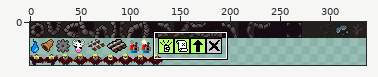
Two states of a sprite sheet, assets/img/tiles.png. Above: a wide view before the commit, with the close-up outlined.
Close-up. Old version:
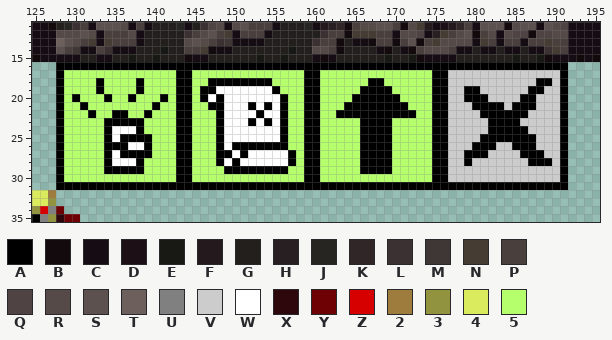
The file is 336x43 pixels. Colours within 5 levels of each other are drawn and written as one. Shown: x 125..195, y 11..35.
Palette (. is transparent): A #000000  B #130a0e  C #160d14  D #1c0f16  E #181814  F #24191d  G #221f1d  H #281f22  J #272522  K #302627  L #3c3132  M #3f3735  N #453c34  P #49403e  Q #4f4443  R #554a48  S #5c514e  T #6d5f5c  U #808080  V #cccccc  W #ffffff  X #2e070d  Y #6d0103  Z #d70000  2 #9e7c3e  3 #92933e  4 #daec5e  5 #b5ff6d
Pixels before, first column x 125:
11 CCBGJLPCSSSRCPCGGGJCGLQRCRSPPPCGGGJCFHKBPRRSSPBRNFCDFKPCSSSBRSSCSRQCCCC
12 CCCRRRSRCPPPRCGGGGGLPRSPNCPPPCGGGGGGLPPBNNNPPCRRQCHNPRSBPRCRQQBQQRRCCCC
13 CCCTSRPNCNPPPCGGGGGRSRPLMCCCCGGGGGGLPPBGCCBPPBPSBPNRRRRCNPCPPCPPNPPCCCC
14 CCCSPMCCPLCCCGGGEGGPPNBCCGGGGGGGEGGRRPBGGGGCBGCBPRRRPCCGCCGCCGCCLNPCCCC
15 BCCCCCGGCCGGEGGEGGGBCCGGGGGGEGGEGGGCBCGGGGGGEGGEBCCCCGGGGGGGEGGEBCCCBCB
16 ...AAAAAAAAAAAAAAAAAAAAAAAAAAAAAAAAAAAAAAAAAAAAAAAAAAAAAAAAAAAAAAAA....
17 ...A55555555555555AA55555555555555AA55555555555555AAVVVVVVVVVVVVVVA....
18 ...A5555A5555A5555AA55AAAAAAAA5555AA555555AA555555AAVVVVVVVVVVVAAVA....
19 ...A5555A5555A5555AA5AAWWWWWWWA555AA55555AAAA55555AAVVAAVVVVVVAAVVA....
20 ...A5A555A55A555A5AA5AWAWWWWWWWA55AA5555AAAAAA5555AAVVAAAVVVVAAVVVA....
21 ...A55A55555555A55AA55AAWWWAWAWA55AA555AAAAAAAA555AAVVVAAAAVAAAVVVA....
22 ...A555A55AA55A555AA555AWWWWAWWA55AA55AAAAAAAAAA55AAVVVVAAAAAAVVVVA....
23 ...A55555AAAAA5555AA555AWWWAWAWA55AA55555AAAA55555AAVVVVVAAAAVVVVVA....
24 ...A55555AWWWA5555AA555AWWWWWWWA55AA55555AAAA55555AAVVVVVAAAAAVVVVA....
25 ...A55555AWAAAA555AA555AWWWWWWWA55AA55555AAAA55555AAVVVVAAAAAAAVVVA....
26 ...A55555AAAWWA555AA555AWAAAAAAA55AA55555AAAA55555AAVVVAAAVVAAAVVVA....
27 ...A55555AWAAAA555AA555AAWAWWWWWA5AA55555AAAA55555AAVVAAAVVVVAAAVVA....
28 ...A55555AWWWA5555AA555AWAWWWWWWA5AA55555AAAA55555AAVVAVVVVVVVAAAVA....
29 ...A55555AAAAA5555AA5555AAAAAAAA55AA55555AAAA55555AAVVVVVVVVVVVVVVA....
30 ...A55555555555555AA55555555555555AA55555555555555AAVVVVVVVVVVVVVVA....
31 ...AAAAAAAAAAAAAAAAAAAAAAAAAAAAAAAAAAAAAAAAAAAAAAAAAAAAAAAAAAAAAAAA....
32 442....................................................................
33 443....................................................................
34 3ZUY...................................................................
35 AU3XYY.................................................................
And afterwards:
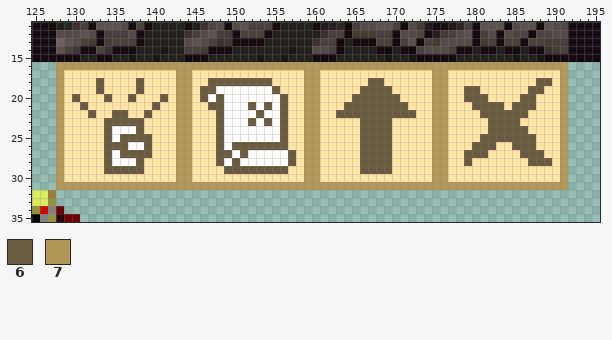
Colours new in this view: 6 #695c41  7 #b1975a
Changes in this commit:
colour 5: #b5ff6d -> #ffe5a6
Changed rows in their new state; - is a pixel that keeps its letter.
first column x 128:
16 7777777777777777777777777777777777777777777777777777777777777777
17 7--------------77--------------77--------------77555555555555557
18 7----6----6----77--66666666----77------66------77555555555556657
19 7----6----6----77-66-------6---77-----6666-----77556655555566557
20 7-6---6--6---6-77-6-6-------6--77----666666----77556665555665557
21 7--6--------6--77--66---6-6-6--77---66666666---77555666656665557
22 7---6--66--6---77---6----6--6--77--6666666666--77555566666655557
23 7-----66666----77---6---6-6-6--77-----6666-----77555556666555557
24 7-----6---6----77---6-------6--77-----6666-----77555556666655557
25 7-----6-6666---77---6-------6--77-----6666-----77555566666665557
26 7-----666--6---77---6-6666666--77-----6666-----77555666556665557
27 7-----6-6666---77---66-6-----6-77-----6666-----77556665555666557
28 7-----6---6----77---6-6------6-77-----6666-----77556555555566657
29 7-----66666----77----66666666--77-----6666-----77555555555555557
30 7--------------77--------------77--------------77555555555555557
31 7777777777777777777777777777777777777777777777777777777777777777
Boxes around the changes in both close-ups, in picture pixels (x1, y1, x2, y2):
changed: (56, 62, 568, 190)
